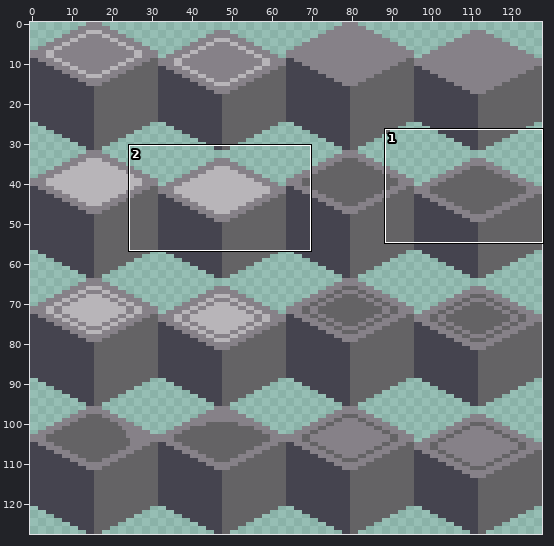
Pixel-art file, stored at Assets/Resources/IsometricTilesTest/tiles_test.aseprite. The first picture is a wide view before the edit; the outline marks the close-up.
Close-up. The starting point:
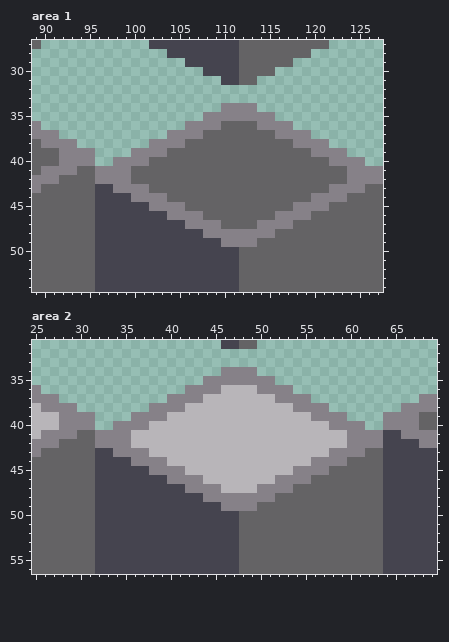
128x128 pixels, 1 frame. Shown: area 1: x 89..127, y 27..54; area 2: x 25..69, y 31..56.
And afterwards:
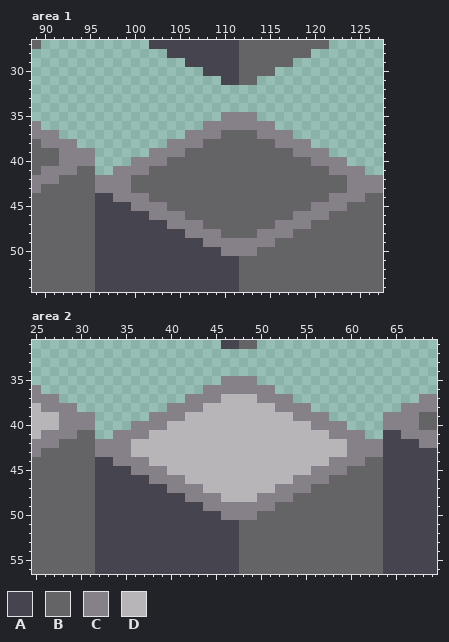
Palette (. is transparent): A #45444f  B #646365  C #868188  D #b8b5b9
Difference:
Area 1, layers "decorations", "grounds":
The author changed colour C to colour B in row 43 at x 100 to 101 and 122 to 123; in row 44 at x 102 to 103 and 120 to 121; in row 45 at x 104 to 105 and 118 to 119; in row 46 at x 106 to 107 and 116 to 117; in row 47 at x 108 to 109 and 114 to 115; in row 48 at x 110 to 113.
The author changed colour A to colour C in row 43 at x 96 to 97; in row 44 at x 98 to 99; in row 45 at x 100 to 101; in row 46 at x 102 to 103; in row 47 at x 104 to 105; in row 48 at x 106 to 107.
The author changed colour A to colour C in row 49 at x 108 to 109; in row 50 at x 110 to 111.
The author changed colour B to colour C in row 36 at x 110 to 113; in row 37 at x 108 to 109 and 114 to 115; in row 38 at x 106 to 107 and 116 to 117; in row 39 at x 104 to 105 and 118 to 119; in row 40 at x 102 to 103 and 120 to 121; in row 41 at x 100 to 101 and 122 to 123.
The author changed colour B to colour C in row 43 at x 126 to 127; in row 44 at x 124 to 125; in row 45 at x 122 to 123; in row 46 at x 120 to 121; in row 47 at x 118 to 119; in row 48 at x 116 to 117.
The author changed colour B to colour C in row 49 at x 114 to 115; in row 50 at x 112 to 113.
Colour C is gone in row 34 at x 110 to 113; in row 35 at x 108 to 109 and 114 to 115; in row 36 at x 106 to 107 and 116 to 117; in row 37 at x 104 to 105 and 118 to 119; in row 38 at x 102 to 103 and 120 to 121; in row 39 at x 100 to 101 and 122 to 123.
Colour C is gone in row 40 at x 98 to 99 and 124 to 125; in row 41 at x 96 to 97 and 126 to 127.
Area 2, layers "decorations", "grounds":
The author changed colour A to colour C in row 43 at x 32 to 33; in row 44 at x 34 to 35; in row 45 at x 36 to 37; in row 46 at x 38 to 39; in row 47 at x 40 to 41; in row 48 at x 42 to 43.
The author changed colour A to colour C in row 49 at x 44 to 45; in row 50 at x 46 to 47.
The author changed colour B to colour C in row 43 at x 62 to 63; in row 44 at x 60 to 61; in row 45 at x 58 to 59; in row 46 at x 56 to 57; in row 47 at x 54 to 55; in row 48 at x 52 to 53.
The author changed colour B to colour C in row 49 at x 50 to 51; in row 50 at x 48 to 49.
The author changed colour D to colour C in row 36 at x 46 to 49; in row 37 at x 44 to 45 and 50 to 51; in row 38 at x 42 to 43 and 52 to 53; in row 39 at x 40 to 41 and 54 to 55; in row 40 at x 38 to 39 and 56 to 57; in row 41 at x 36 to 37 and 58 to 59.
The author changed colour C to colour D in row 43 at x 36 to 37 and 58 to 59; in row 44 at x 38 to 39 and 56 to 57; in row 45 at x 40 to 41 and 54 to 55; in row 46 at x 42 to 43 and 52 to 53; in row 47 at x 44 to 45 and 50 to 51; in row 48 at x 46 to 49.
Colour C is gone in row 34 at x 46 to 49; in row 35 at x 44 to 45 and 50 to 51; in row 36 at x 42 to 43 and 52 to 53; in row 37 at x 40 to 41 and 54 to 55; in row 38 at x 38 to 39 and 56 to 57; in row 39 at x 36 to 37 and 58 to 59.
Colour C is gone in row 40 at x 34 to 35 and 60 to 61; in row 41 at x 32 to 33 and 62 to 63.
Boxes around the changes in both close-ups, in picture pixels (x1, y1, x2, y2):
changed: (95, 103, 383, 256)
changed: (95, 367, 383, 520)
